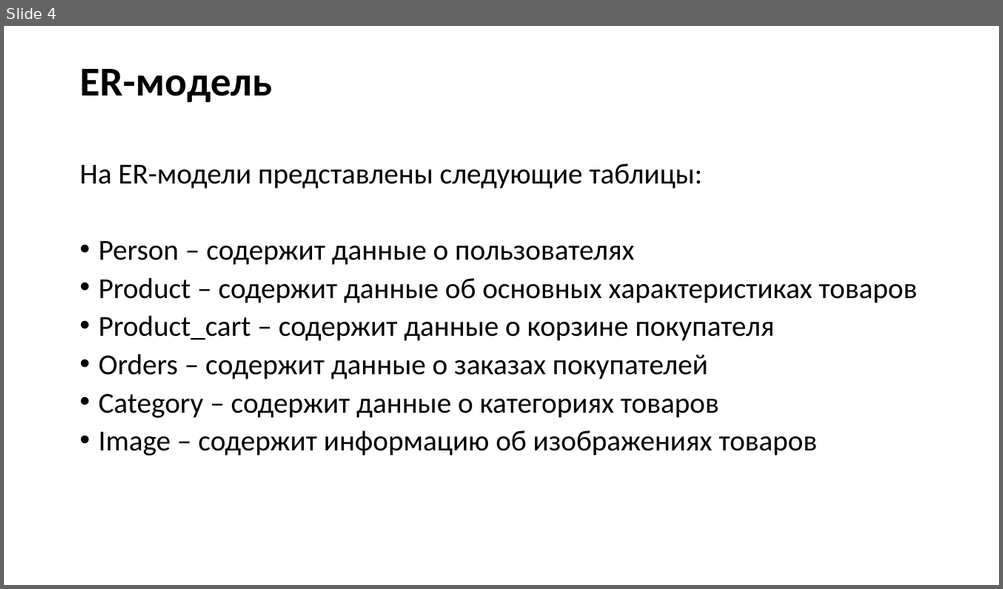
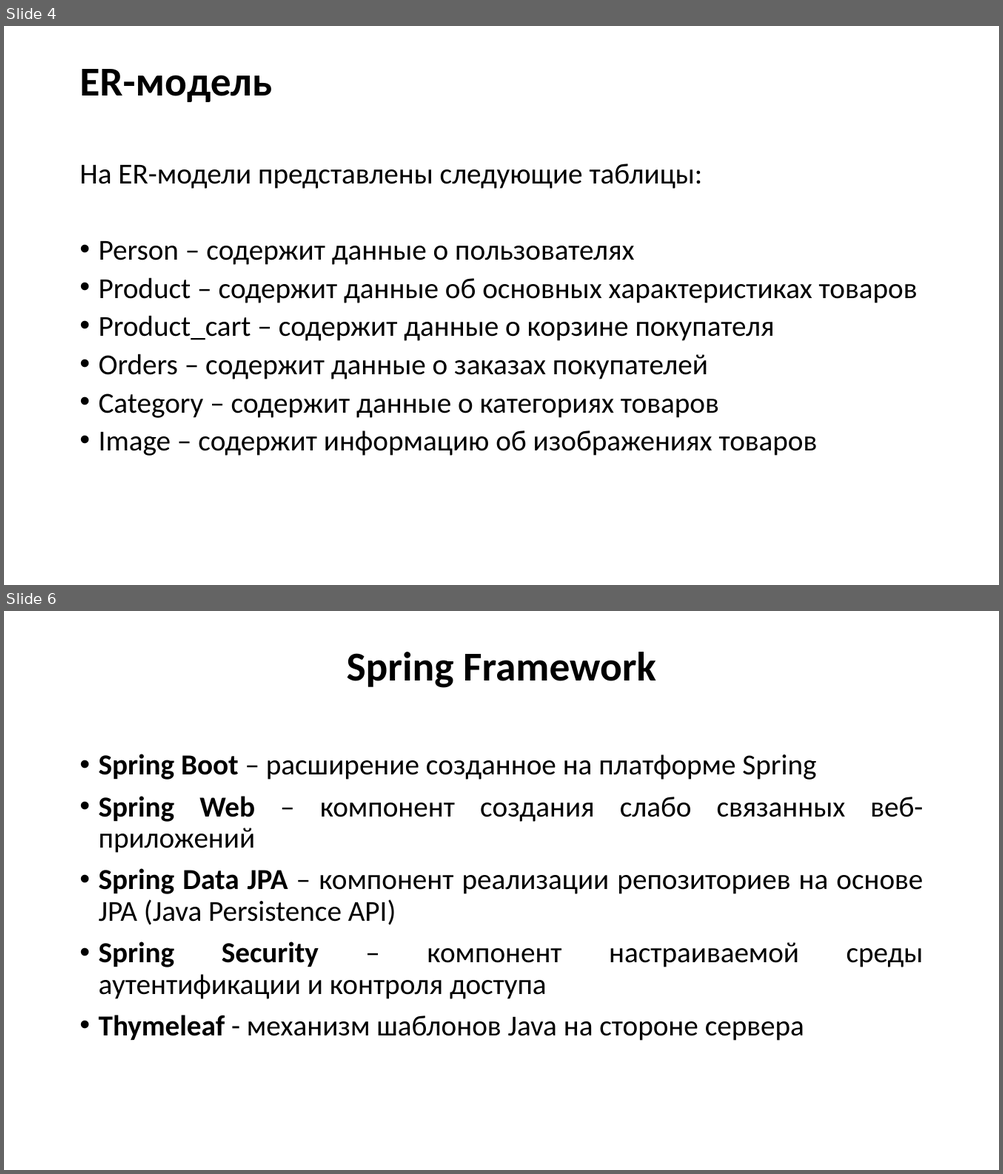
Before and after one commit to HolodN/Final_Project, a slide deck: Файлы для защиты проекта/Презентация.pptx. Shown one above the other, each under a label of ours: slide 4 before the commit, slides 4 and 6 after it; the slides between them are not shown. The pictures are 1003x589 and 1003x1174 pixels, drawn with LibreOffice and Linux fonts; fonts in the diff are those of the drawing. Boxes give left, top, right and bottom in pixels: in the first picture for what was removed or moved away, otherwise in the second. Text is boxed around its words. In the diff, an @@ line names an element or a change of style, - is before the commit and + after.

```diff
--- a/Файлы для защиты проекта/Презентация.pptx
+++ b/Файлы для защиты проекта/Презентация.pptx
@@ slide 6 added at (4, 611, 999, 1170), background #FFFFFF @@
@@ title added at (347, 652, 656, 688), 39.6 pt, text #000000, bold @@
+Spring Framework
@@ text added at (99, 754, 923, 1041), 28 pt, text #000000 @@
+• Spring Boot – расширение созданное на платформе Spring
+• Spring Web – компонент создания слабо связанных веб-приложений
+• Spring Data JPA – компонент реализации репозиториев на основе JPA (Java Persistence API)
+• Spring Security – компонент настраиваемой среды аутентификации и контроля доступа
+• Thymeleaf - механизм шаблонов Java на стороне сервера
```
Also in this commit, not shown: 2 slides changed, 2 other files.
